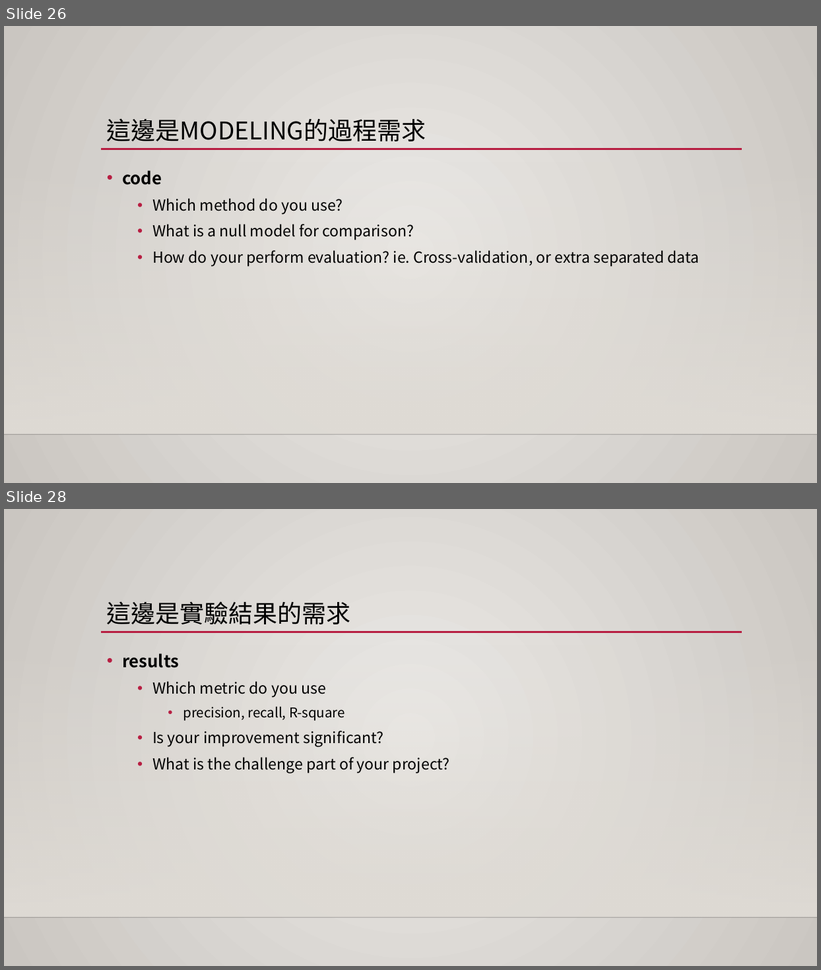
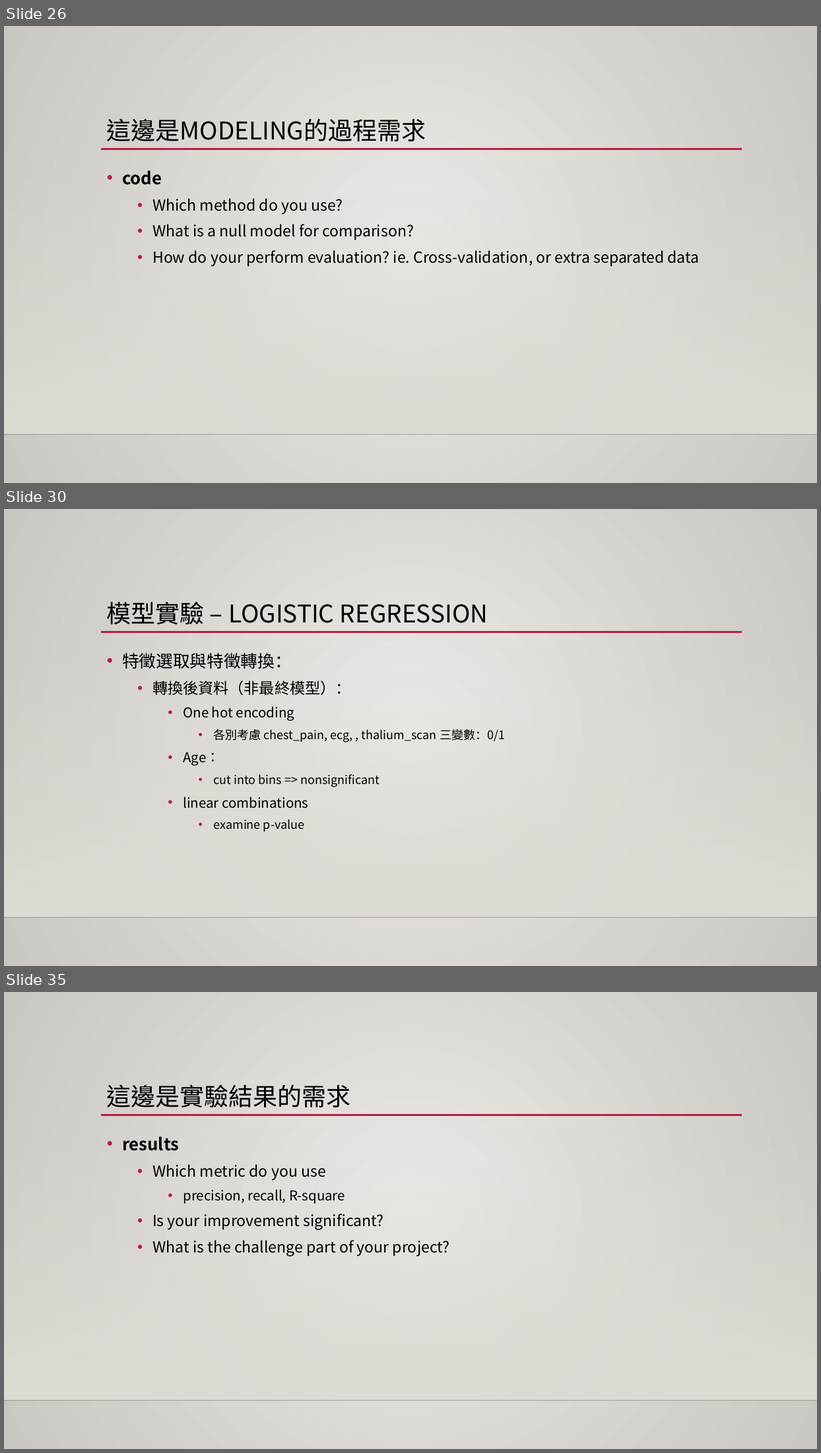
Before and after one commit to 1082-datascience/finalproject-finalproject-1082ds_group3, a slide deck: docs/final_report.pptx. Shown one above the other, each under a label of ours: slides 26 and 28 before the commit, slides 26, 30 and 35 after it; the slides between them are not shown. The pictures are 821x970 and 821x1453 pixels, drawn with LibreOffice and Linux fonts; fonts in the diff are those of the drawing; background and template pictures are left out. Boxes give left, top, right and bottom in pixels: in the first picture for what was removed or moved away, otherwise in the second. Text is boxed around its words. In the diff, an @@ line names an element or a change of style, - is before the commit and + after.

```diff
--- a/docs/final_report.pptx
+++ b/docs/final_report.pptx
@@ slide 30 added at [4,509,817,966], background gradient #ECEAE7 to #CAC7C1; not listed: 3 template elements that a slide beside it also shows @@
@@ title added at [107,602,488,625], 28.8 pt, text #000000 @@
+模型實驗 – LOGISTIC REGRESSION
@@ text added at [122,653,505,832], 14 pt, text #000000 @@
+• 特徵選取與特徵轉換：
+  • 轉換後資料（非最終模型）：
+    • One hot encoding
+      • 各別考慮 chest_pain, ecg, , thalium_scan 三變數：0/1
+    • Age：
+      • cut into bins => nonsignificant
+    • linear combinations
+      • examine p-value
@@ what was slide 28 is now slide 35 @@
```
Also in this commit, not shown: 4 slides changed, 8 other slides added, 1 slide removed, 4 other files.
